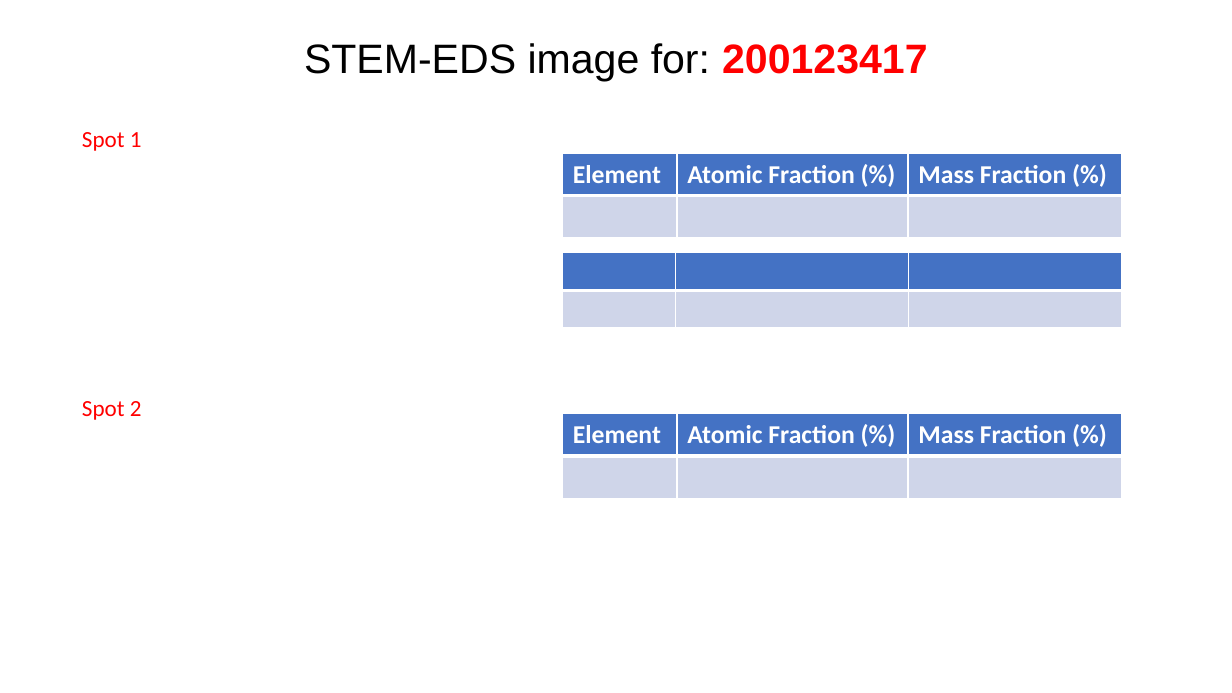
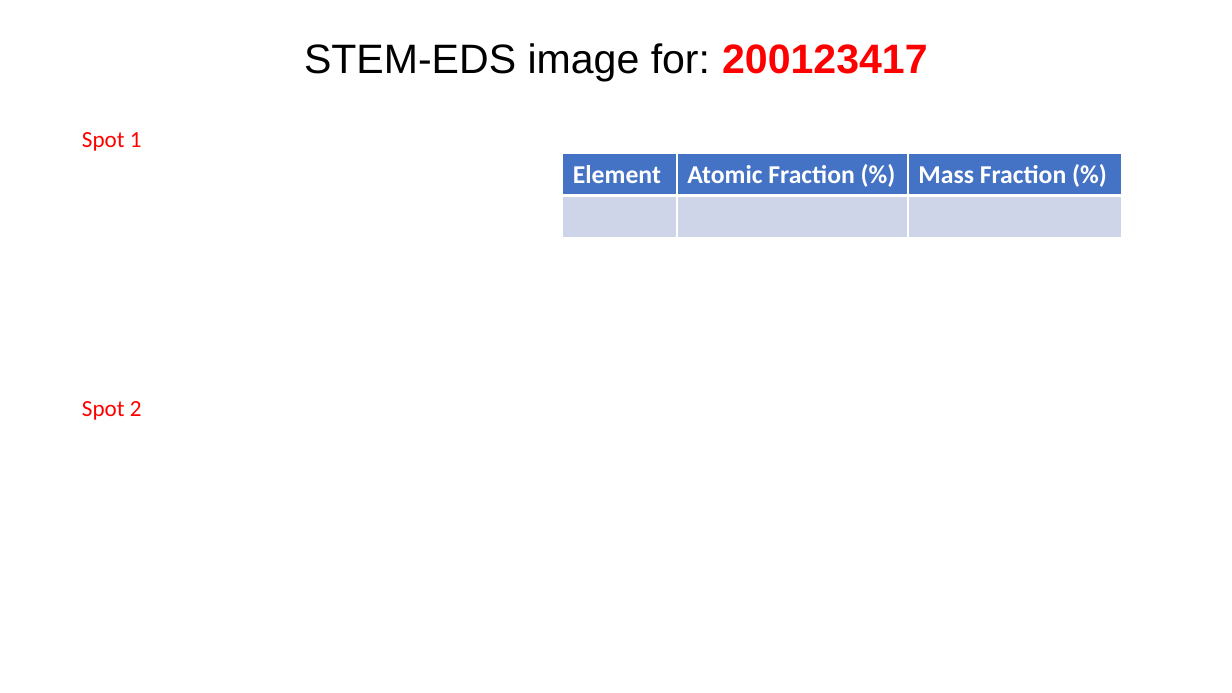
Before and after one commit to cvrl10/mini_project, a slide deck: slide 5 of report_template.pptx. Drawn at 1232x693 pixels with LibreOffice and Linux fonts; fonts in the diff are those of the drawing. Boxes give left, top, right and bottom in pixels: in the first picture for what was removed or moved away, otherwise in the second. Text is boxed around its words. In the diff, an @@ line names an element or a change of style, - is before the commit and + after.

```diff
--- a/report_template.pptx
+++ b/report_template.pptx
@@ table removed at <box>563,253,1122,328</box>, 2 rows, 3 columns @@
- |  | 
- |  | 
@@ table removed at <box>563,414,1122,498</box>, 2 rows, 3 columns @@
-Element | Atomic Fraction (%) | Mass Fraction (%)
- |  | 
```
Also in this commit, not shown: 1 other slide changed, 2 other files.
